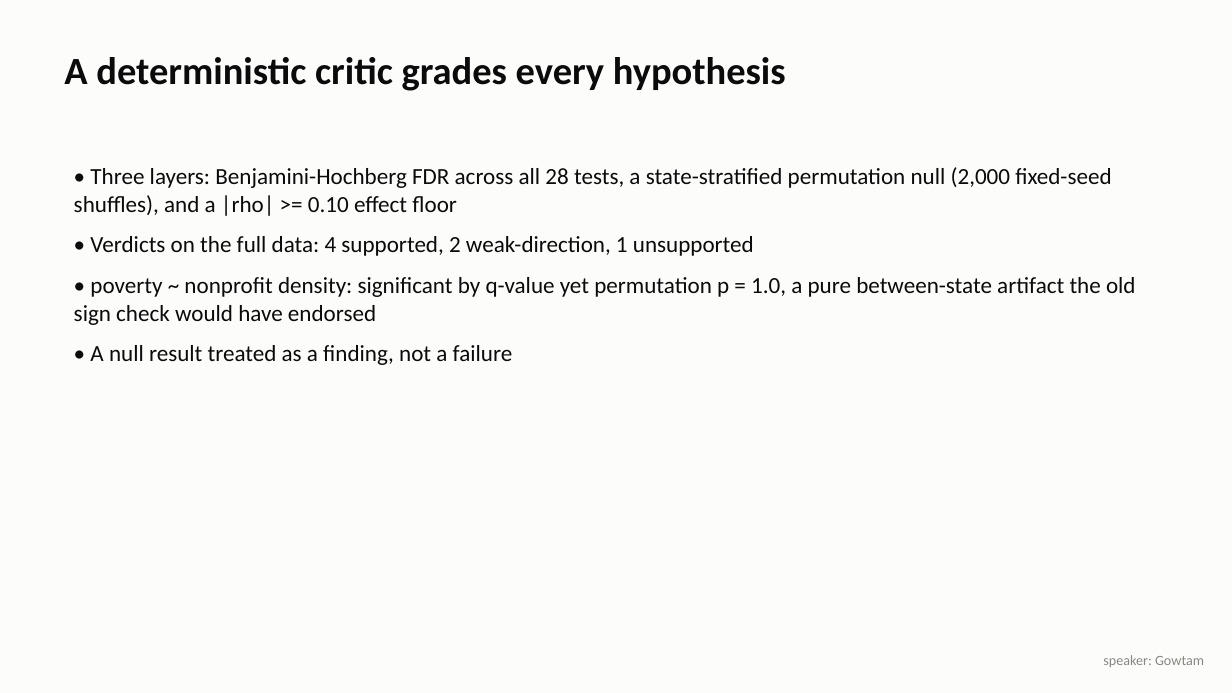
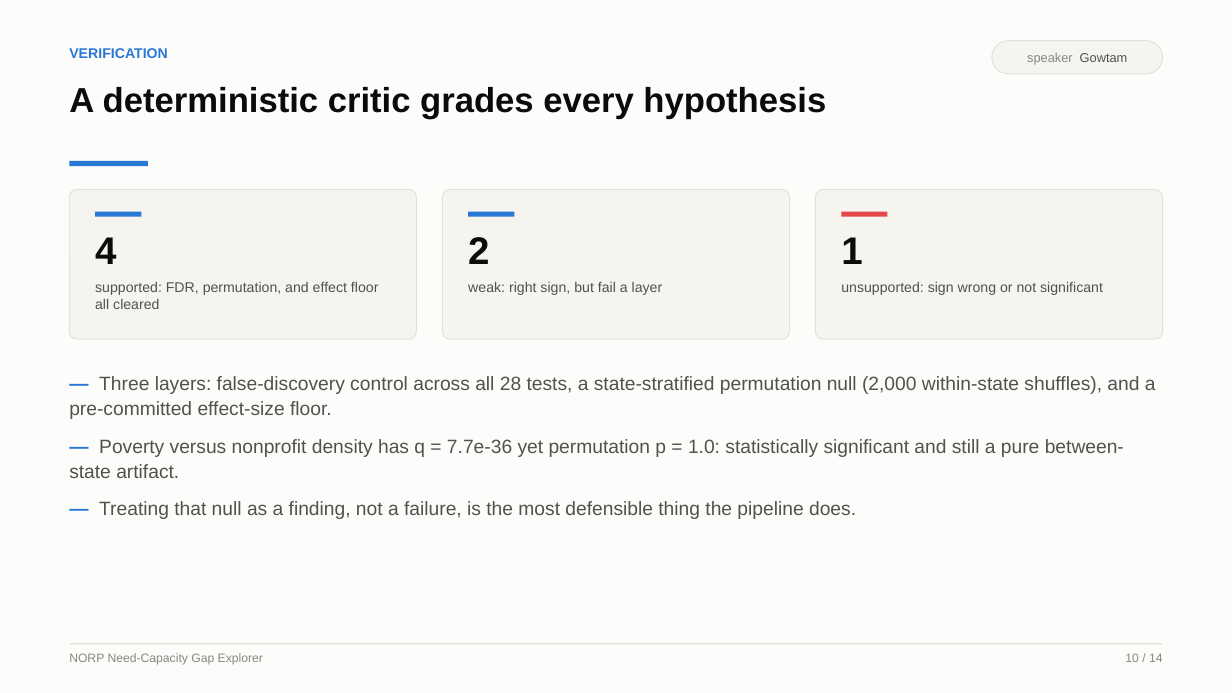
Before and after one commit to ishaanbhardwaj2003/NORP-Food-Assistance-Need-Capacity-Gap-Explorer, a slide deck: slide 10 of presentation/NORP_Final_Presentation.pptx. Drawn at 1232x693 pixels with LibreOffice and Linux fonts; fonts in the diff are those of the drawing. Boxes give left, top, right and bottom in pixels: in the first picture for what was removed or moved away, otherwise in the second. Text is boxed around its words. In the diff, an @@ line names an element or a change of style, - is before the commit and + after.

```diff
--- a/presentation/NORP_Final_Presentation.pptx
+++ b/presentation/NORP_Final_Presentation.pptx
@@ text added at bbox=[69, 48, 168, 58], 11 pt, text #2A78D6, bold @@
+VERIFICATION
@@ rounded rectangle "speaker Gowtam": place and size @@
-rounded rectangle "speaker Gowtam" at bbox=[1103, 655, 1204, 667]
+rounded rectangle "speaker Gowtam" at bbox=[992, 41, 1163, 74]
@@ rounded rectangle "speaker Gowtam" at bbox=[992, 41, 1163, 74]: vertical alignment top to middle; fill none to #F5F4EF; outline none to #E1E0D9 0.75 pt @@
@@ text in rounded rectangle at bbox=[1027, 53, 1128, 65]: text changed; size 11 to 10 pt; font Calibri to Arial @@
-speaker: Gowtam
+speaker Gowtam
@@ text "A deterministic critic grades every ...": place and size @@
-text "A deterministic critic grades every ..." at bbox=[64, 57, 786, 91]
+text "A deterministic critic grades every ..." at bbox=[69, 87, 826, 119]
@@ text "A deterministic critic grades every ..." at bbox=[69, 87, 826, 119]: size 30 to 27 pt, font Calibri to Arial @@
@@ rectangle added at bbox=[69, 161, 148, 166], fill #2A78D6 @@
@@ rounded rectangle added at bbox=[69, 189, 417, 339], fill #F5F4EF, outline #E1E0D9 0.75 pt @@
@@ rounded rectangle added at bbox=[443, 189, 790, 339], fill #F5F4EF, outline #E1E0D9 0.75 pt @@
@@ rounded rectangle added at bbox=[816, 189, 1164, 339], fill #F5F4EF, outline #E1E0D9 0.75 pt @@
@@ rectangle added at bbox=[95, 212, 141, 217], fill #2A78D6 @@
@@ text added at bbox=[95, 237, 116, 264], 30 pt, text #0B0B0B, bold @@
+4
@@ text added at bbox=[468, 237, 489, 264], 30 pt, text #0B0B0B, bold @@
+2
@@ rectangle added at bbox=[469, 212, 515, 217], fill #2A78D6 @@
@@ text added at bbox=[841, 237, 862, 264], 30 pt, text #0B0B0B, bold @@
+1
@@ rectangle added at bbox=[842, 212, 888, 217], fill #E34948 @@
@@ text added at bbox=[95, 282, 378, 309], 11 pt, text #52514E @@
+supported: FDR, permutation, and effect floor all cleared
@@ text added at bbox=[468, 282, 663, 295], 11 pt, text #52514E @@
+weak: right sign, but fail a layer
@@ text added at bbox=[841, 282, 1103, 295], 11 pt, text #52514E @@
+unsupported: sign wrong or not significant
@@ text at bbox=[69, 376, 1156, 519]: text changed; size 18 to 15 pt; font Calibri to Arial; text colour #0B0B0B to #52514E @@
-• Three layers: Benjamini-Hochberg FDR across all 28 tests, a state-stratified permutation null (2,000 fixed-seed shuffles), and a |rho| >= 0.10 effect floor
-• Verdicts on the full data: 4 supported, 2 weak-direction, 1 unsupported
-• poverty ~ nonprofit density: significant by q-value yet permutation p = 1.0, a pure between-state artifact the old sign check would have endorsed
-• A null result treated as a finding, not a failure
+— Three layers: false-discovery control across all 28 tests, a state-stratified permutation null (2,000 within-state shuffles), and a pre-committed effect-size floor.
+— Poverty versus nonprofit density has q = 7.7e-36 yet permutation p = 1.0: statistically significant and still a pure between-state artifact.
+— Treating that null as a finding, not a failure, is the most defensible thing the pipeline does.
@@ rectangle added at bbox=[69, 643, 1163, 644], fill #E1E0D9 @@
@@ text added at bbox=[69, 653, 263, 665], 9.5 pt, text #898781 @@
+NORP Need-Capacity Gap Explorer
@@ text added at bbox=[1125, 653, 1163, 662], 9.5 pt, text #898781 @@
+10 / 14
```
Also in this commit, not shown: 7 other slides changed, 6 slides added, 6 slides removed, 1 other file.
